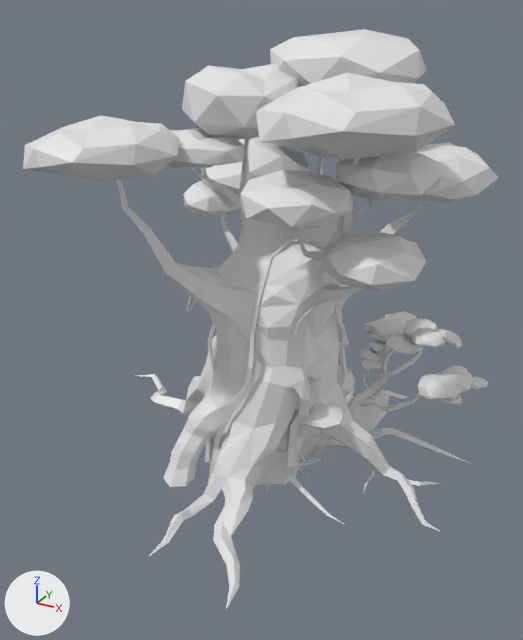
The FBX model GameStart/Assets/AllAssets(Only add don't delete)/DetachedTrees/Tree4.FBX as it was, and as the next commit left it.
Camera for both pictures: a 50 mm camera at (747.0, -1919.0, 1303.0) aimed at (-177.0, -239.0, 463.0). Every picture has the same lights, and +X, +Y and +Z are marked at lower left. Materials are left out; every surface is plain grey. Where no turn or scale is listed for an object, it has been applied to the vertices. Vertices at the same position are counted once.

In view in the first picture: 'Crown', 'Crown001', 'Crown002', 'Tree1', 'Tree2', 'ZLPP_Plant_D_02', 'ZLPP_Plant_D_04', 'ZLPP_Plant_D_06'.
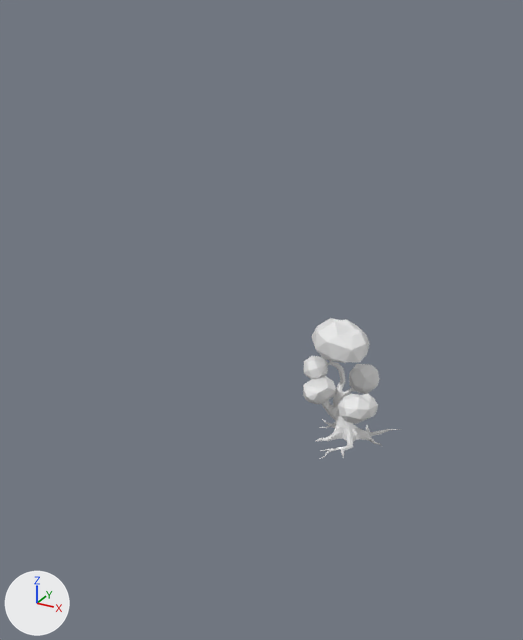
Changed parts and their boxes [x1, y1, x2, y2] in the pictures (523 x 640 px):
'Crown001', deleted
    before: [23, 29, 498, 292]
'Tree2', deleted
    before: [116, 139, 471, 610]
'Crown', reshaped (40% narrower, 13% taller)
    before: [359, 311, 488, 405]
    after: [303, 318, 380, 424]
'Tree5', added
    after: [315, 360, 401, 459]
'Tree1', deleted
    before: [348, 331, 447, 421]
'Crown002', deleted
    before: [294, 327, 349, 430]
'ZLPP_Plant_D_02', deleted
    before: [265, 436, 334, 490]
'ZLPP_Plant_D_04', deleted
    before: [298, 360, 326, 466]
'ZLPP_Plant_D_06', deleted
    before: [337, 365, 355, 398]
part 1 of me_mesh_007, cut back
    before: [359, 311, 463, 370]
    after: [303, 318, 380, 424]
part 2 of me_mesh_007, deleted
    before: [417, 366, 488, 405]

The change in detail:
me_mesh_007 is used by ob_crown; location (0.0, 0.0, 0.0).
me_mesh_007 had 801 vertices, 877 faces and spanned x -21.0..415.0, y -45.0..325.0, z 191.0..412.0.
me_mesh_007 now has 276 vertices, 414 faces and spans x -160.0..115.0, y -106.0..167.0, z 91.0..380.0.
me_mesh_007 part 1: 598 vertices removed from x -21.0..332.0, y -6.0..325.0, z 210.0..412.0; 276 vertices added at x -160.0..115.0, y -106.0..167.0, z 91.0..380.0.
me_mesh_007 part 2: 203 vertices removed from x 220.0..415.0, y -45.0..151.0, z 191.0..272.0.
Mesh me_mesh_1 is new.
It has 398 vertices, 442 faces and spans x -108.0..160.0, y -167.0..161.0, z -6.0..248.0.
Object 'Crown001' (ob_crown001) is deleted.
Object 'Tree2' (ob_tree2) is deleted.
Object 'Tree1' (ob_tree1) is deleted.
Object 'Crown002' (ob_crown002) is deleted.
Object 'ZLPP_Plant_D_06' (ob_zlpp_plant_d_06) is deleted.
Object 'ZLPP_Plant_D_04' (ob_zlpp_plant_d_04) is deleted.
Object 'ZLPP_Plant_D_02' (ob_zlpp_plant_d_02) is deleted.
Object 'Tree5' (ob_tree5) is new; it shows me_mesh_1.
Its location is (0.0, 0.0, 0.0).
